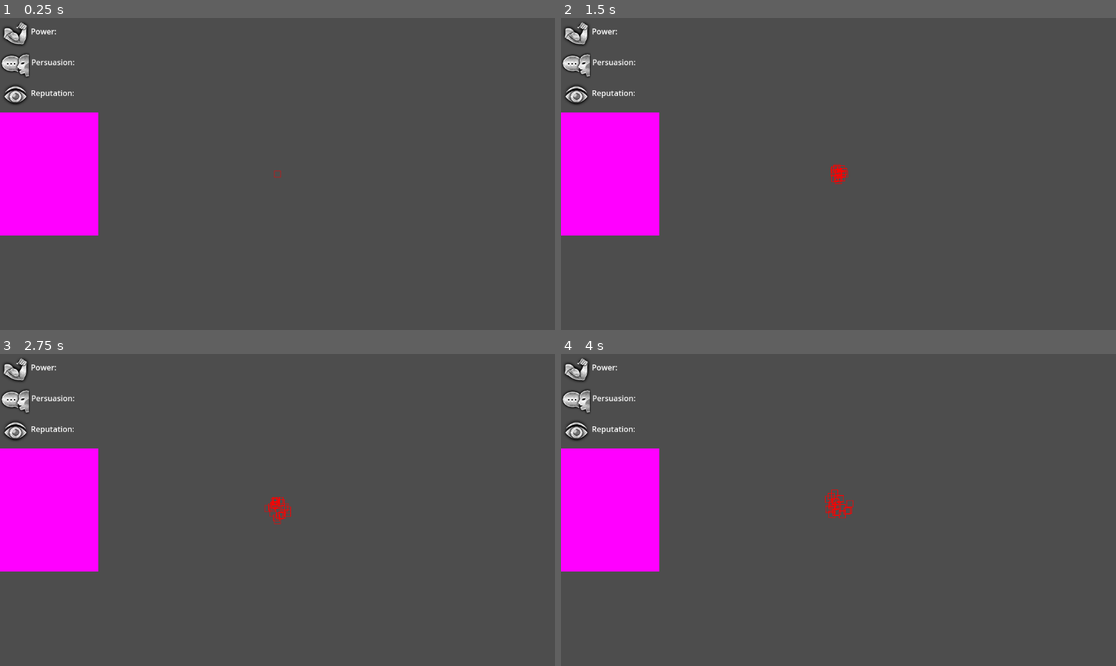
Above: before the commit, frames 1-4 (two rows, left to right).
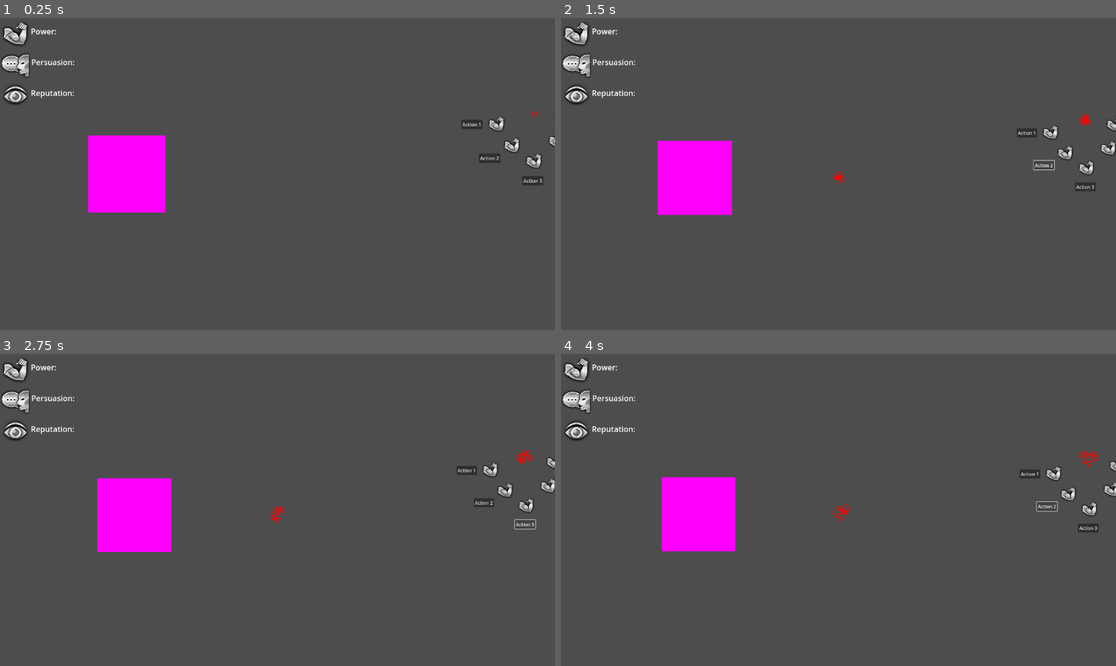
Above: after the commit, the same moments.

Repository: ketexon/ld56-team-3
Game: Godot game, scene res://game.tscn
Same seed, same stepped clock (60 frames per second), same inputs: the game is played once before the commit and once after it.
Inputs (mouse positions are in pixels of both pictures, inside the frame that each line leads up to):
- Up to frame 1 (0.25 s): no input
- Up to frame 2 (1.5 s): click (1027, 127) at 0.5 s, where only the run after the commit has a clickable "Action 1"; click (1043, 161) at 1.25 s, where only the run after the commit has a clickable "Action 2"
- Up to frame 3 (2.75 s): click (527, 525) at 2 s, where only the run after the commit has a clickable "Action 3"
- Up to frame 4 (4 s): click (1027, 469) at 2.75 s, where only the run after the commit has a clickable "Action 1"; click (1049, 503) at 3.5 s, where only the run after the commit has a clickable "Action 2"

The runs differ from the first frame. In frame 1, 10% of the frame differs, in the area x 0-100%, y 30-70%; in frame 2, 11%; in frame 3, 11%; in frame 4, 11%.

Commit message:
made the most perfect camera system

Diff:
--- a/CameraControls.gd
+++ b/CameraControls.gd
@@ -1,20 +1,22 @@
 class_name CameraControls
 extends Camera2D
 
-@export var colony_view_zoom_threshold = 10.0
-@export var max_zoom = 20.0
-@export var min_zoom = 1.0
+@export var colony_view_half_height_threshold = 16.0 * 50.0
+@export var max_half_height = 16 * 100.0
+@export var min_half_height = 64.0
 @export var zoom_duration = 1.0
 @export var pan_speed: float = 10.0
 @export var scroll_speed: float = 10.0
 @export var scroll_sensitivity: float = 0.01
+
+const REFERENCE_HALF_HEIGHT = 1920.0 / 2
 
 static var viewing_colony: bool = false
 
 var start_cursor_pos: Vector2
 var start_pos: Vector2
 
-var zoom_goal: float = min_zoom
+var zoom_goal: float
 
 var last_zoom_level: int = -1
 
@@ -28,7 +30,7 @@
 func _ready() -> void:
 	set_zoom_percent(1)
 
-func _input(event: InputEvent) -> void:
+func _unhandled_input(event: InputEvent) -> void:
 	if event is InputEventMouseButton:
 		if event.button_index == MOUSE_BUTTON_LEFT:
 			if event.pressed and not event.shift_pressed:
@@ -84,14 +86,25 @@
 	);
 	zoom.y = zoom.x
 
-	viewing_colony = zoom.x < colony_view_zoom_threshold
+	viewing_colony = cur_half_height() > colony_view_half_height_threshold
 
 	position = lerp(position, pan_goal, delta * pan_speed)
 
+func cur_half_height() -> float:
+	return REFERENCE_HALF_HEIGHT / zoom.x
+
+func get_zoom_from_half_height(half_height: float) -> float:
+	return REFERENCE_HALF_HEIGHT / half_height
 
 func set_zoom_percent(percent: float):
 	zoom_percent = clampf(percent, 0, 1)
-	zoom_goal = lerp(max_zoom, min_zoom, sqrt(zoom_percent))
+	var half_height_goal = lerp(
+		min_half_height,
+		max_half_height,
+		percent
+	)
+
+	zoom_goal = get_zoom_from_half_height(half_height_goal)
 
 func center_on_player():
 	following_player = true
--- a/game.tscn
+++ b/game.tscn
@@ -15,6 +15,11 @@
 
 [node name="Camera2D" type="Camera2D" parent="."]
 script = ExtResource("1_6r02h")
+colony_view_half_height_threshold = 400.0
+
+[node name="Colony2" parent="." instance=ExtResource("2_mulan")]
+position = Vector2(852, -199)
+player = false
 
 [node name="Colony" parent="." instance=ExtResource("2_mulan")]
 
